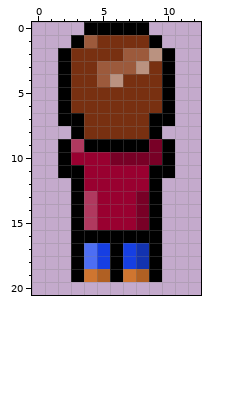
Pixel-art sprite, stored at Sprites/Player/playerstationaryupbasicattack4.png. The picture above was drawn from the file before the commit.
The file is 13x21 pixels.
The result:
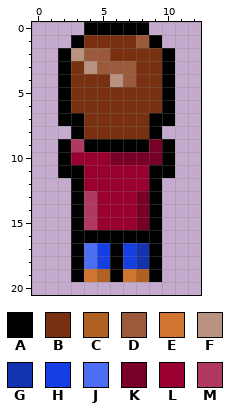
Palette (. is transparent): A #000000  B #783011  C #b06023  D #9c5a3c  E #cf7530  F #ba9280  G #1333b0  H #163fe3  J #4d6ef3  K #780026  L #990030  M #b0395f
Edits made:
The edit turns colour D into colour B in row 1 at x 4; in row 2 at x 7 to 8; in row 4 at x 5.
The edit turns colour F into colour B in row 2 at x 9; in row 3 at x 8.
The edit turns colour B into colour D in row 1 at x 8; in row 2 at x 4 to 5; in row 4 at x 7.
The edit turns colour B into colour F in row 2 at x 3; in row 3 at x 4.
